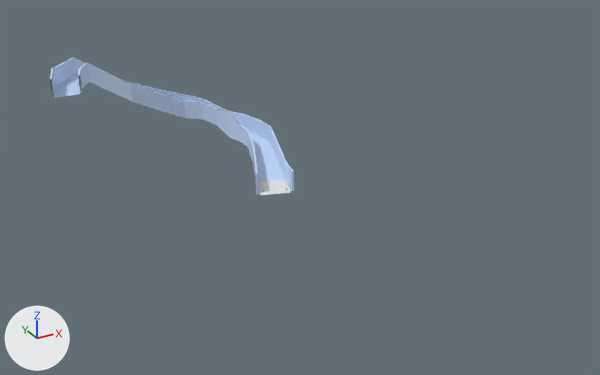
Before and after pictures for a commit that changed the FBX model Kalevala Pinball/Assets/Models/Kantele Hero Ramp.FBX.
The view is the same before and after, from a 50 mm camera at (-0.396, -0.592, 0.454) aimed at (0.036, 0.194, 0.061). Lighting does not change. The marker at lower left points along +X, +Y and +Z. Where no turn or scale is listed for an object, it has been applied to the vertices.

The first picture shows 'Plate006', 'Ramp Entrance004'.
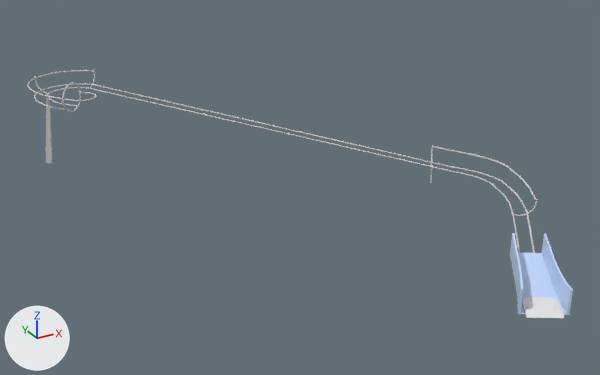
Location of each change, [x1, y1, x2, y2] in pixels of the pictures (600 x 375 px):
'Ramp Entrance004', deleted (blue): before [50, 57, 294, 194]
'Ramp', added: after [27, 69, 538, 253]
'Entrance', added (blue): after [510, 233, 573, 315]
'Plate006', moved, rescaled (26% wider, 38% taller): before [258, 180, 291, 195]; after [522, 297, 564, 318]

What the commit changed:
Material 'Placeholder' (mat_placeholder) is new.
Its base color is (0.588, 0.588, 0.588) (light grey #cacaca).
Its roughness is 0.859.
Mesh me_mesh_003_1 is new.
It has 48 vertices, 37 faces and spans x -0.0351..0.0443, y -0.0349..0.0604, z 0.0..0.0489.
It uses material mat_clear_plastic (blue #c8ddff).
Mesh me_mesh_004 is new.
It has 1195 vertices, 1156 faces and spans x -0.439..0.027, y -0.047..0.477, z -0.009..0.132.
It uses material mat_placeholder (light grey #cacaca).
In object 'Plate006' (ob_plate006), parent goes from ob_ramp_entrance_plate003 to ob_entrance_plate.
Object 'Plate006' (ob_plate006) is rescaled from (1.14, 1.0, 1.0) to (1.04, 1.0, 1.0).
Object 'Ramp Entrance004' (ob_ramp_entrance004) is deleted.
Object 'Entrance Plate' (ob_entrance_plate) is new.
Its parent is ob_ramp_entrance.
Its location is (-1.343, -2.732, -2.018).
Its rotation in degrees is (15, 0, -30).
Object 'Ramp Entrance' (ob_ramp_entrance) is new.
Its parent is ob_kantele_hero_ramp.
Its location is (18.16, -4.807, 2.443).
Object 'Entrance' (ob_entrance) is new; it shows me_mesh_003_1.
Its location is (0.1769, -0.0596, 0.0).
Object 'Ramp' (ob_ramp) is new; it shows me_mesh_004.
Its location is (0.2298, 0.0343, 0.032).
